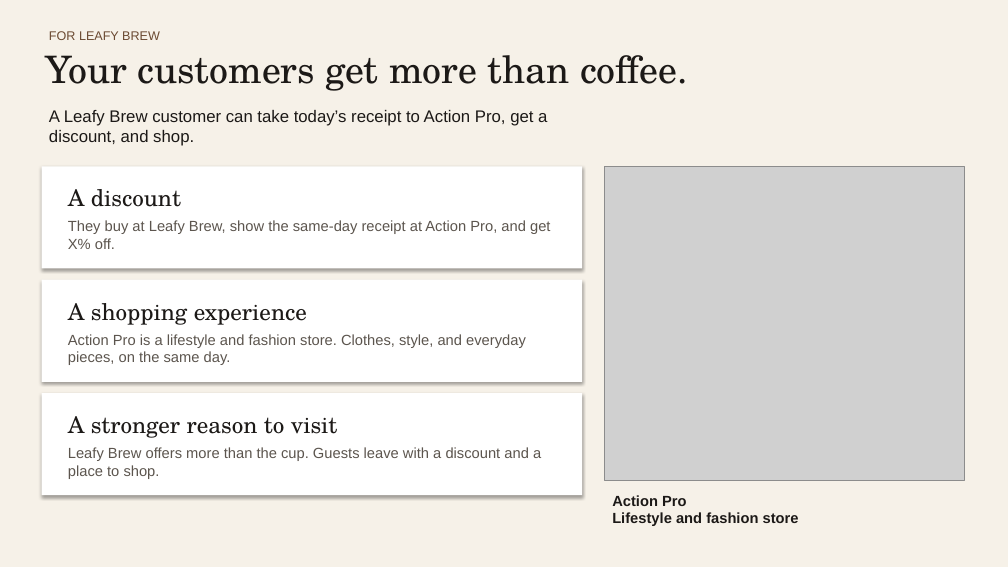
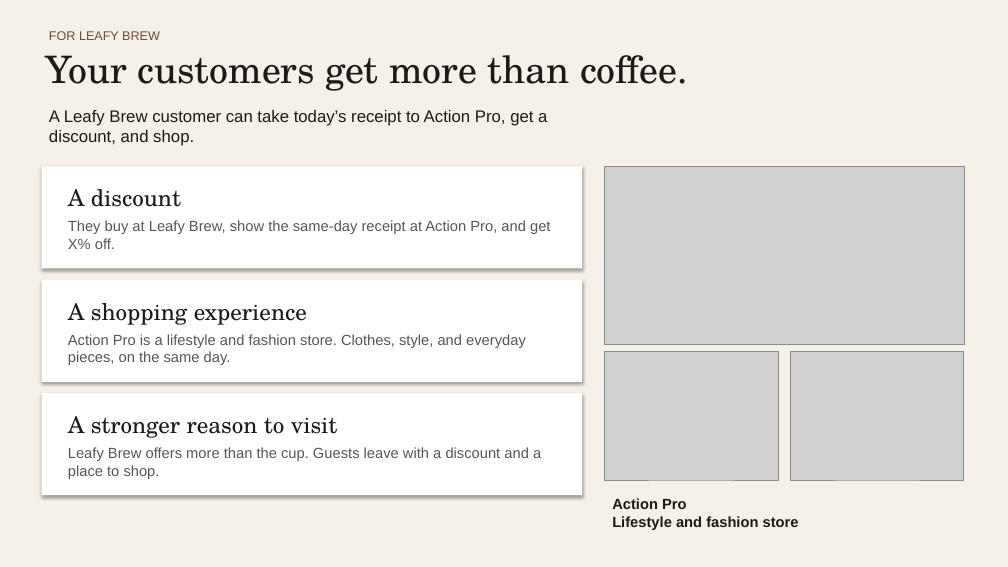
Before and after one commit to Shattrex/alanto-ai, a slide deck: slide 3 of partnership-proposal/Action-Pro-x-Leafy-Brew-Partnership.pptx. Drawn at 1008x567 pixels with LibreOffice and Linux fonts; fonts in the diff are those of the drawing; grey boxes stand for pictures. Boxes give left, top, right and bottom in pixels: in the first picture for what was removed or moved away, otherwise in the second. Text is boxed around its words. In the diff, an @@ line names an element or a change of style, - is before the commit and + after.

```diff
--- a/partnership-proposal/Action-Pro-x-Leafy-Brew-Partnership.pptx
+++ b/partnership-proposal/Action-Pro-x-Leafy-Brew-Partnership.pptx
@@ picture: place and size @@
-picture at bbox=[605, 166, 964, 480]
+picture at bbox=[605, 166, 964, 344]
@@ picture added at bbox=[605, 352, 779, 480] @@
@@ picture added at bbox=[790, 352, 964, 480] @@
@@ text "Action Pro Lifestyle and fashion ...": place and size @@
-text "Action Pro Lifestyle and fashion ..." at bbox=[612, 495, 799, 526]
+text "Action Pro Lifestyle and fashion ..." at bbox=[612, 498, 799, 530]
```
Also in this commit, not shown: 1 other slide changed, 5 other files.
